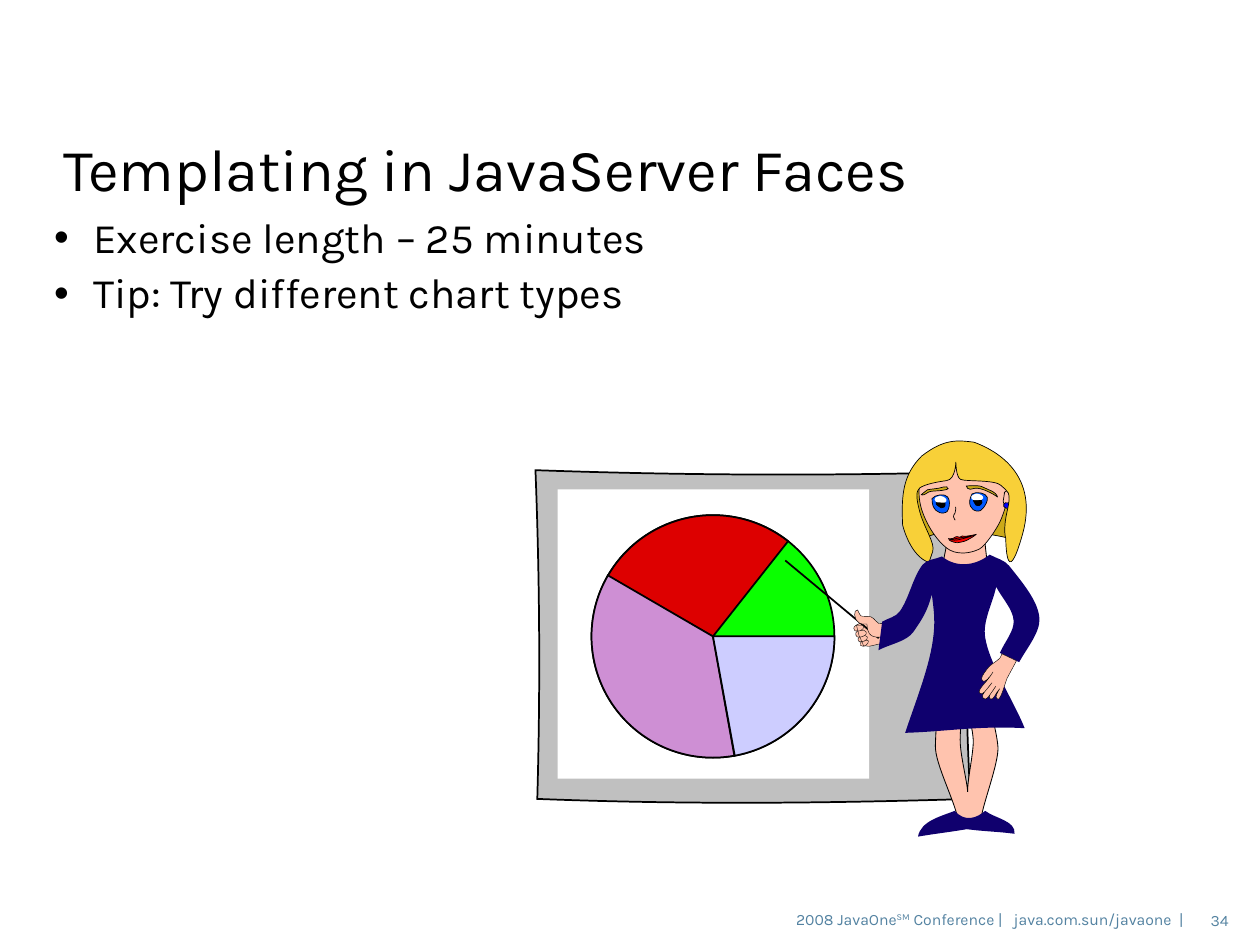
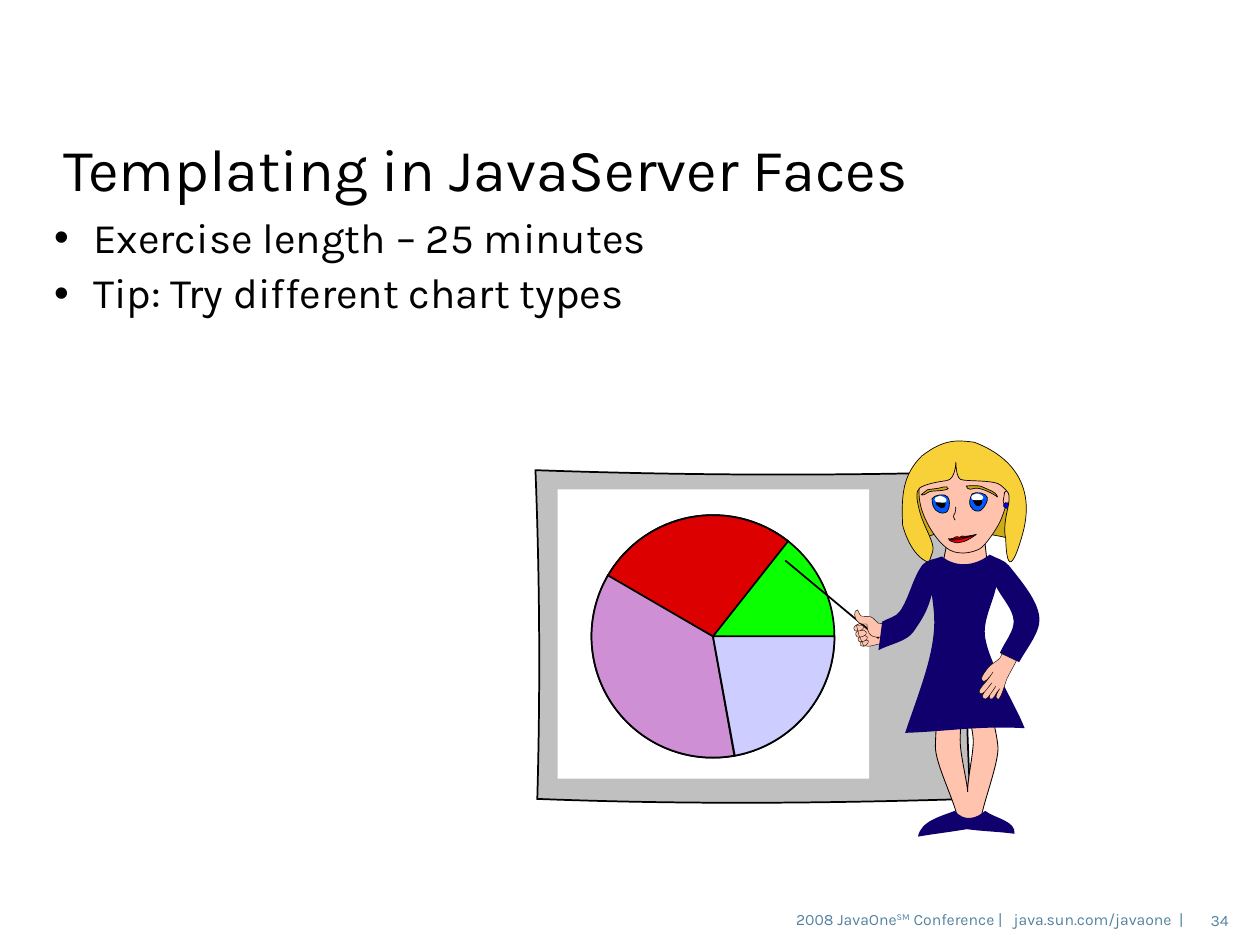
Before and after one commit to dmatej/Glassfish-SVN-Patched, a slide deck: slide 34 of v3/admingui/j1plugin/gfplugin/4520_gfplugin.odp. Drawn at 1260x945 pixels with LibreOffice and Linux fonts; fonts in the diff are those of the drawing; background and template pictures are left out. Boxes give left, top, right and bottom in pixels: in the first picture for what was removed or moved away, otherwise in the second. Text is boxed around its words. In the diff, an @@ line names an element or a change of style, - is before the commit and + after.

```diff
--- a/v3/admingui/j1plugin/gfplugin/4520_gfplugin.odp
+++ b/v3/admingui/j1plugin/gfplugin/4520_gfplugin.odp
@@ outline redrawn in 3 elements at [970, 493, 988, 512], [949, 534, 976, 543], [950, 536, 974, 541] @@
@@ text at [796, 913, 1172, 929]: text changed @@
-2008 JavaOneSM Conference | java.com.sun/javaone |
+2008 JavaOneSM Conference | java.sun.com/javaone |
```
Also in this commit, not shown: 36 other slides changed, 1 other file.
